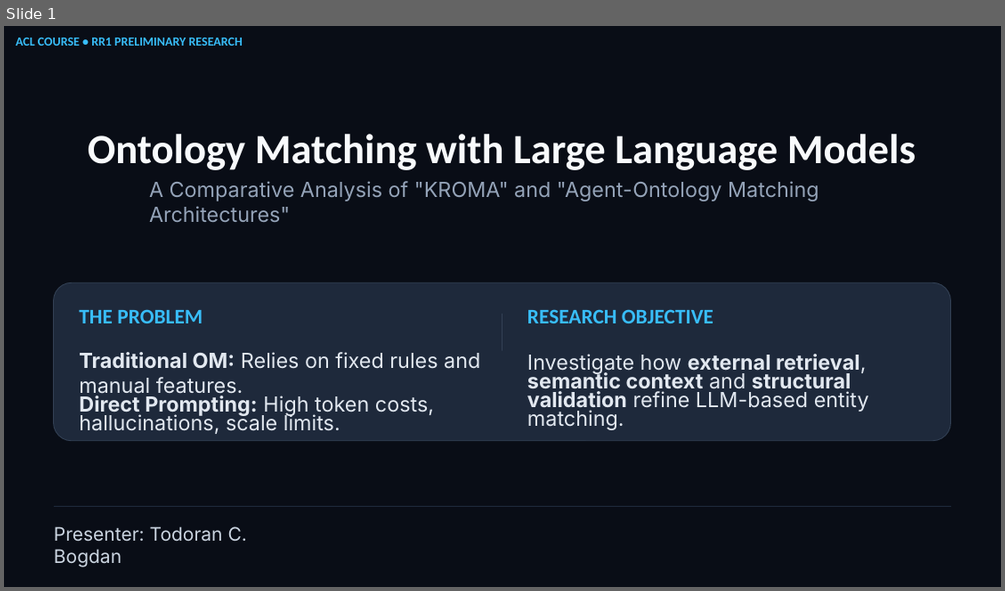
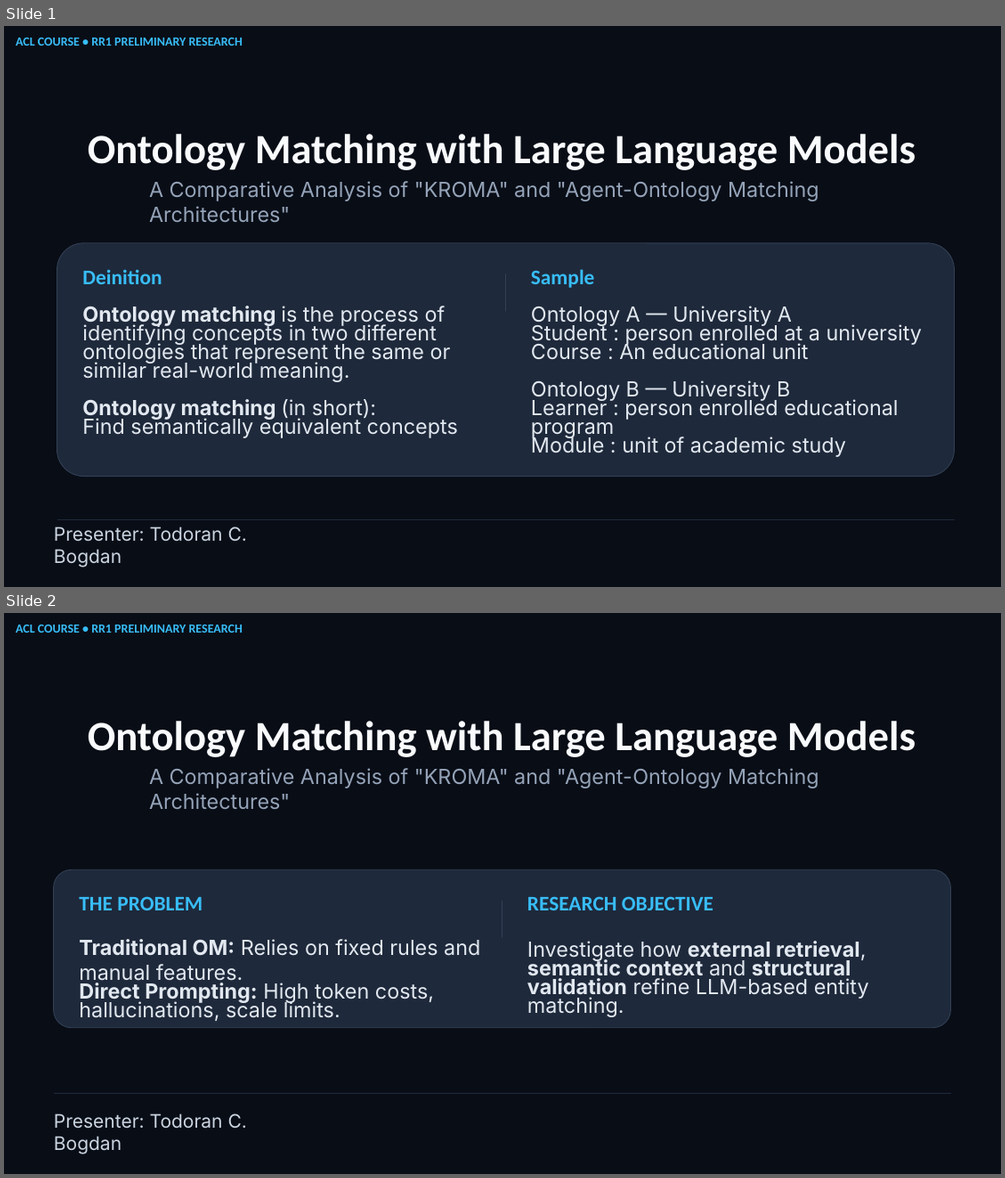
Before and after one commit to BogdanCTU/Applied-Computational-Intelligence-UBB, a slide deck: Year2_Semester1_ApplicationComputationalLinguistics/RR1_Presentation_Week2/Todoran_RR1.pptx. Shown one above the other, each under a label of ours: slide 1 before the commit, slides 1 and 2 after it. The pictures are 1005x591 and 1005x1178 pixels, drawn with LibreOffice and Linux fonts; fonts in the diff are those of the drawing. Boxes give left, top, right and bottom in pixels: in the first picture for what was removed or moved away, otherwise in the second. Text is boxed around its words. In the diff, an @@ line names an element or a change of style, - is before the commit and + after.

Commit message:
Commit: ACL RR1 Presentation Backup

```diff
--- a/Year2_Semester1_ApplicationComputationalLinguistics/RR1_Presentation_Week2/Todoran_RR1.pptx
+++ b/Year2_Semester1_ApplicationComputationalLinguistics/RR1_Presentation_Week2/Todoran_RR1.pptx
@@ slide 1 added at [4,26,1001,587], background #090D16 @@
@@ text added at [16,38,243,46], 12 pt, text #38BDF8, bold @@
+ACL COURSE • RR1 PRELIMINARY RESEARCH
@@ text added at [88,134,915,170], 40 pt, text #F8FAFC, bold @@
+Ontology Matching with Large Language Models
@@ text added at [149,181,819,201], 20 pt, text #94A3B8 @@
+A Comparative Analysis of "KROMA" and "Agent-Ontology Matching Architectures"
@@ rounded rectangle added at [57,243,955,476], fill #1E293B, outline #334155 0.75 pt @@
@@ text added at [82,269,162,284], 20 pt, text #38BDF8, bold @@
+Deinition
@@ rectangle added at [505,273,506,311], fill #334155 @@
@@ text added at [531,269,595,288], 20 pt, text #38BDF8, bold @@
+Sample
@@ text added at [82,305,458,438], 20 pt, text #E2E8F0 @@
+Ontology matching is the process of identifying concepts in two different ontologies that represent the same or similar real-world meaning.
+Ontology matching (in short):
+Find semantically equivalent concepts
@@ text added at [531,305,922,453], 20 pt, text #E2E8F0 @@
+Ontology A — University A
+Student : person enrolled at a university
+Course : An educational unit
+Ontology B — University B
+Learner : person enrolled educational program
+Module : unit of academic study
@@ text added at [54,526,247,567], 18 pt, text #CBD5E1 @@
+Presenter: Todoran C. Bogdan
@@ rectangle added at [57,520,955,520], fill #1E293B @@
@@ what was slide 1 is now slide 2 @@
```
